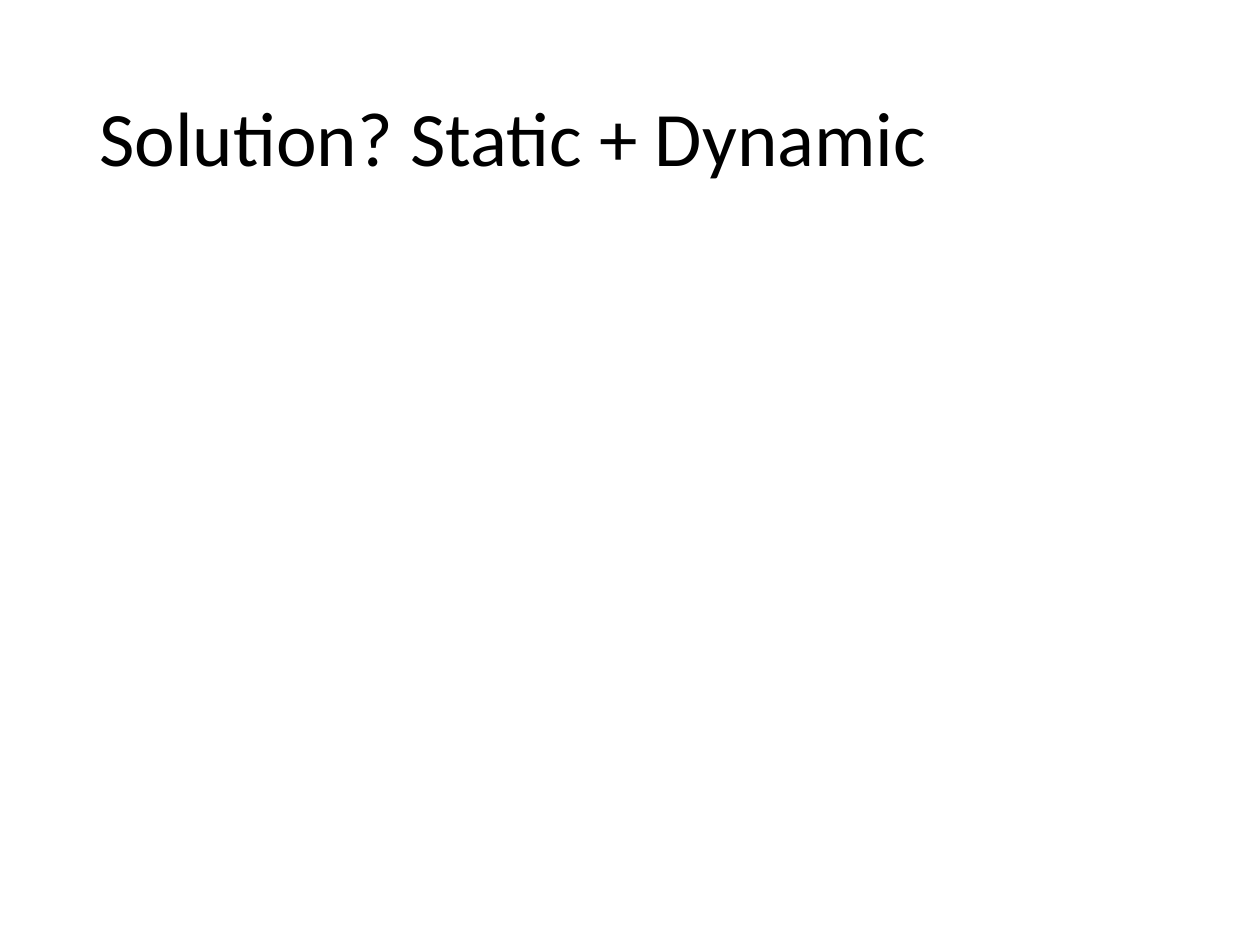
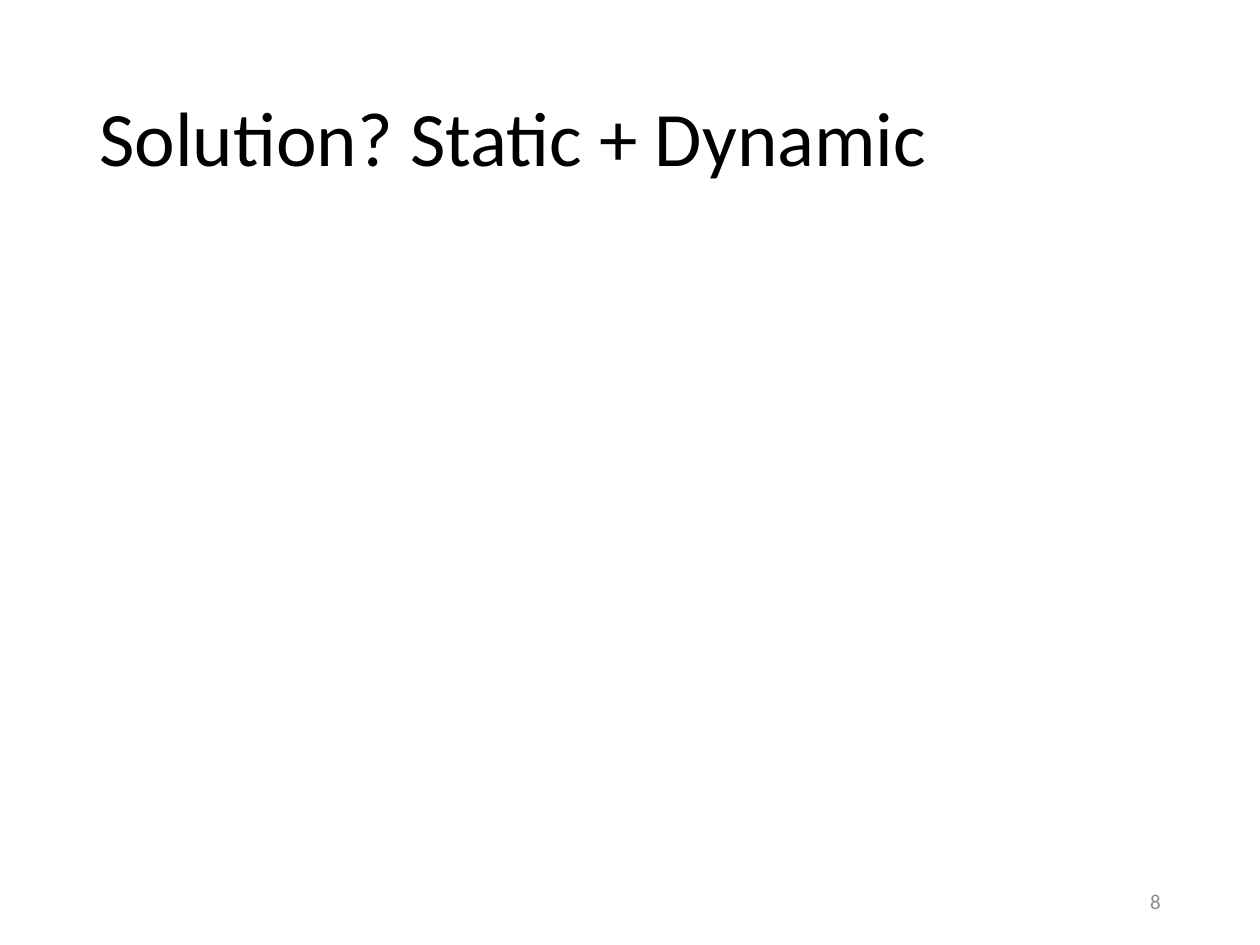
Before and after one commit to olydis/GradVerThesis, a slide deck: slide 8 of presentation/PLunch.pptx. Drawn at 1260x945 pixels with LibreOffice and Linux fonts; fonts in the diff are those of the drawing; background and template pictures are left out. Boxes give left, top, right and bottom in pixels: in the first picture for what was removed or moved away, otherwise in the second. Text is boxed around its words. In the diff, an @@ line names an element or a change of style, - is before the commit and + after.

```diff
--- a/presentation/PLunch.pptx
+++ b/presentation/PLunch.pptx
@@ page number added at box(1150, 895, 1161, 909), 12 pt, text #8C8C8C @@
+8
```
Also in this commit, not shown: 8 other slides changed, 2 slides added, 7 other files.
